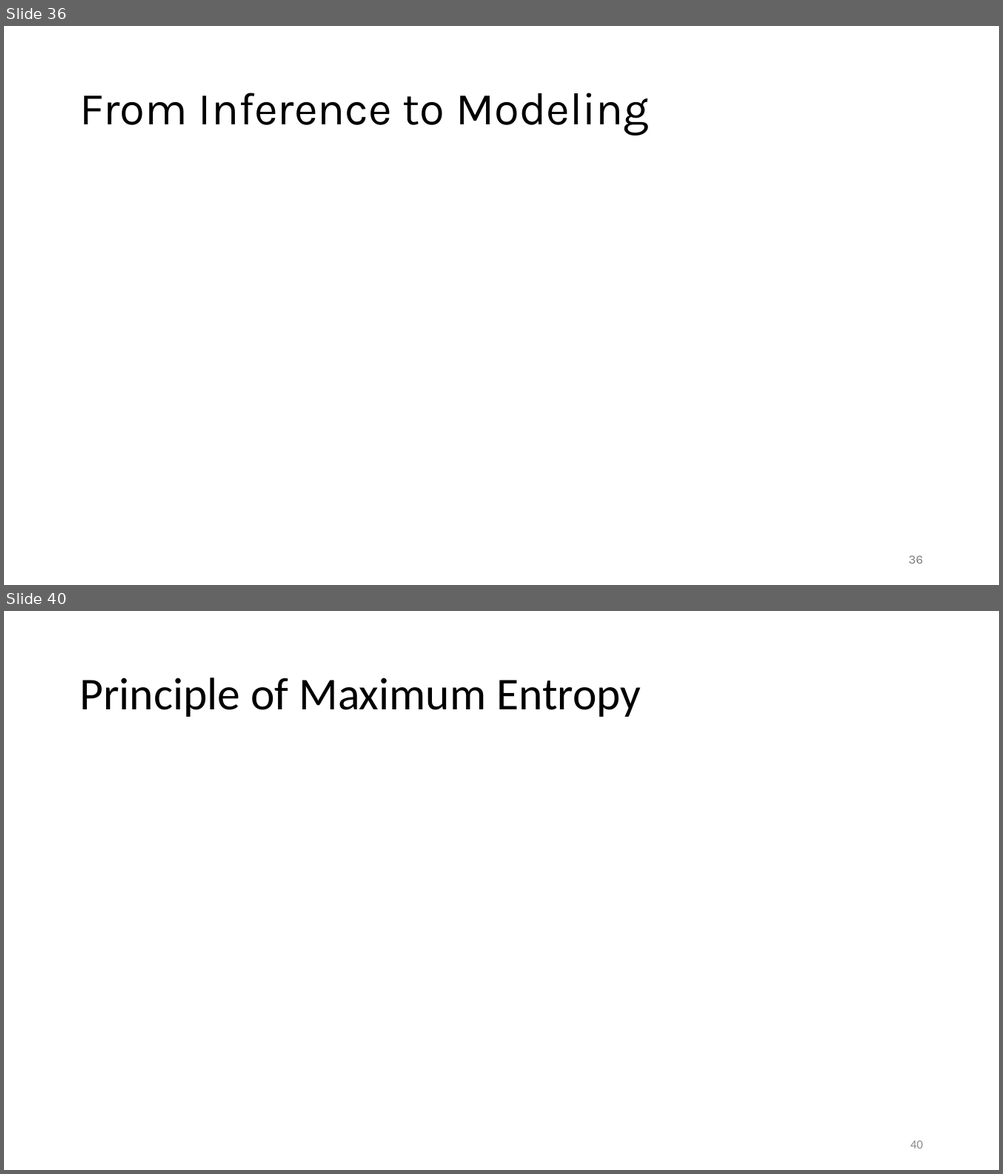
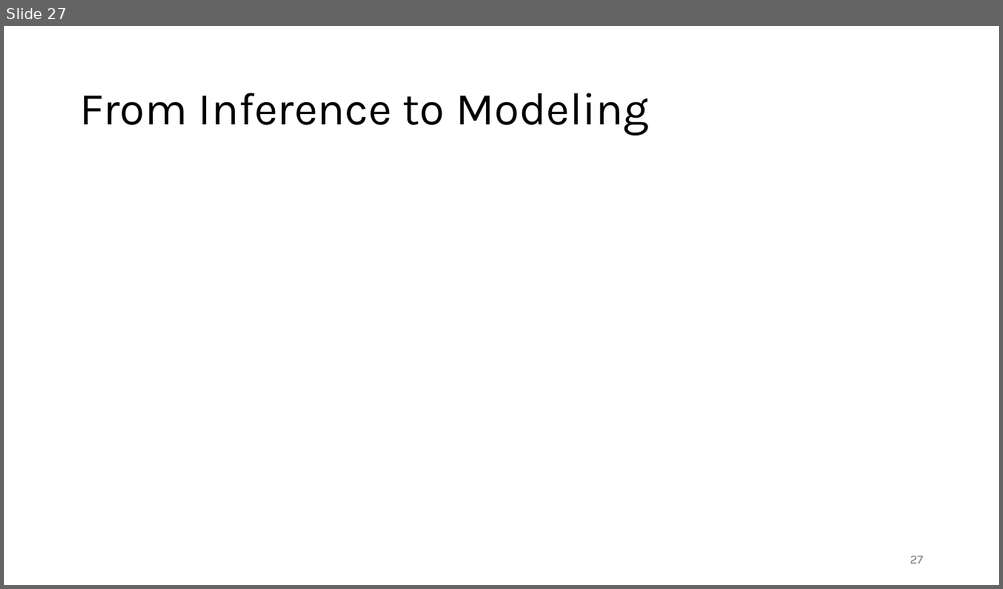
Before and after one commit to FelixWick/data_science, a slide deck: slides/4_statistical_inference.pptx. Shown one above the other, each under a label of ours: slides 36 and 40 before the commit, slide 27 after it; the slides between them are not shown. The pictures are 1003x1174 and 1003x589 pixels, drawn with LibreOffice and Linux fonts; fonts in the diff are those of the drawing; grey boxes stand for pictures. Boxes give left, top, right and bottom in pixels: in the first picture for what was removed or moved away, otherwise in the second. Text is boxed around its words. In the diff, an @@ line names an element or a change of style, - is before the commit and + after.

```diff
--- a/slides/4_statistical_inference.pptx
+++ b/slides/4_statistical_inference.pptx
@@ slide 40 removed at [4, 611, 999, 1170], background #FFFFFF @@
@@ title removed at [79, 678, 640, 717] @@
-Principle of Maximum Entropy
@@ page number removed at [910, 1141, 922, 1149] @@
-40
@@ what was slide 36 is now slide 27 @@
@@ page number at [910, 556, 923, 564]: text changed @@
-36
+27
```
Also in this commit, not shown: 12 other slides removed, 1 other file.
